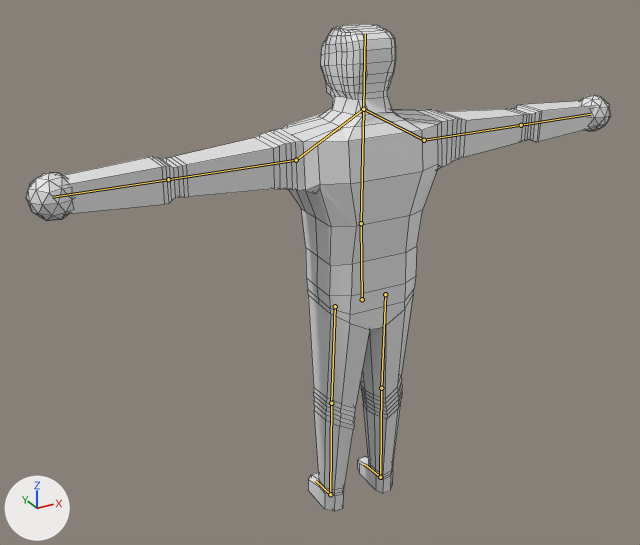
Two versions of the Blender file 99 storeys to go (actual game stuff)/Assets/_blend files/human model.blend, one commit apart.
Before and after are seen from a 50 mm lens placed at (-8.18, -13.71, 5.83), pointed at (-0.18, 0.85, -1.45). Arrows for +X, +Y and +Z are at lower left; the lights stay in place. The bones that bend it are drawn over the model as lines. Mesh edges are drawn as thin lines.
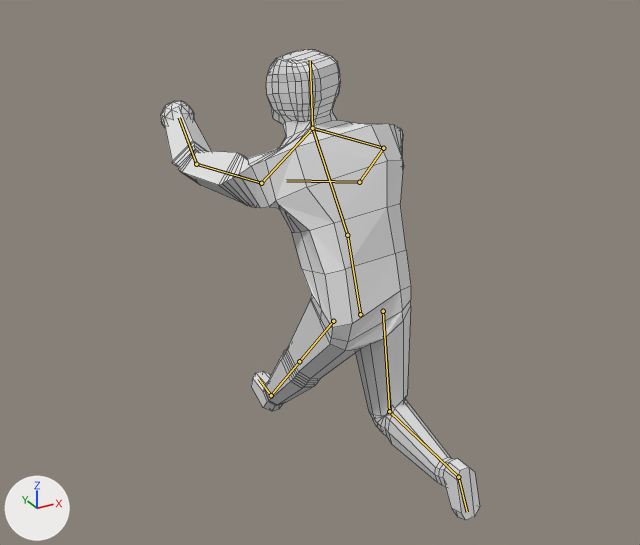
The newer file adds an action. The first version stands in its rest pose; the second is drawn at frame 5 of the action 'zombie running'.

Diff of the bpy script that builds the scene:
```diff
--- a/99 storeys to go (actual game stuff)/Assets/_blend files/human model.blend.py
+++ b/99 storeys to go (actual game stuff)/Assets/_blend files/human model.blend.py
@@ bone_bottomspine @@
 bone_bottomspine = bpy.data.objects['Armature'].pose.bones['bottomSpine']
-bone_bottomspine.location = (0.0, 0.0, 0.0)
-bone_bottomspine.rotation_quaternion = (1.0, 0.0, 0.0, 0.0)  # degrees (0, 0, 0)
+bone_bottomspine.location = (-0.09, -0.28, 0.07)
+bone_bottomspine.rotation_quaternion = (0.984, -0.176, 0.019, -0.029)  # degrees (-20, 2, -4)
@@ bone_middlespine @@
 bone_middlespine = bpy.data.objects['Armature'].pose.bones['middleSpine']  # child of 'bottomSpine'
-bone_middlespine.rotation_quaternion = (1.0, 0.0, 0.0, 0.0)  # degrees (0, 0, 0)
+bone_middlespine.rotation_quaternion = (0.995, -0.061, -0.039, 0.074)  # degrees (-7, -4, 9)
@@ bone_head @@
 bone_head = bpy.data.objects['Armature'].pose.bones['head']  # child of 'middleSpine'
-bone_head.rotation_quaternion = (1.0, 0.0, 0.0, 0.0)  # degrees (0, 0, 0)
+bone_head.rotation_quaternion = (0.949, 0.266, 0.165, 0.025)  # degrees (33, 17, 8)
@@ bone_ik_heel_r @@
 bone_ik_heel_r = bpy.data.objects['Armature'].pose.bones['Ik heel.R']
-bone_ik_heel_r.location = (0.0, 0.0, 0.0)
-bone_ik_heel_r.rotation_quaternion = (1.0, 0.0, 0.0, 0.0)  # degrees (0, 0, 0)
+bone_ik_heel_r.location = (-1.71, 2.62, -0.01)
+bone_ik_heel_r.rotation_quaternion = (0.572, -0.003, 0.0, 0.82)  # degrees (0, 0, 110)
@@ bone_ik_arm_pole_r @@
 bone_ik_arm_pole_r = bpy.data.objects['Armature'].pose.bones['Ik arm pole.R']
-bone_ik_arm_pole_r.location = (0.0, 0.0, 0.0)
-bone_ik_arm_pole_r.rotation_quaternion = (1.0, 0.0, 0.0, 0.0)  # degrees (0, 0, 0)
+bone_ik_arm_pole_r.location = (1.22, 0.41, -1.01)
+bone_ik_arm_pole_r.rotation_quaternion = (0.997, 0.02, 0.015, 0.078)  # degrees (2, 2, 9)
@@ bone_ik_arm_target_r @@
 bone_ik_arm_target_r = bpy.data.objects['Armature'].pose.bones['Ik arm target.R']
-bone_ik_arm_target_r.location = (0.0, 0.0, 0.0)
-bone_ik_arm_target_r.rotation_quaternion = (1.0, 0.0, 0.0, 0.0)  # degrees (0, 0, 0)
+bone_ik_arm_target_r.location = (1.95, -5.25, -4.47)
+bone_ik_arm_target_r.rotation_quaternion = (0.997, 0.021, -0.078, 0.015)  # degrees (2, -9, 2)
@@ bone_ik_leg_pole_r @@
 bone_ik_leg_pole_r = bpy.data.objects['Armature'].pose.bones['Ik leg pole.R']
-bone_ik_leg_pole_r.location = (0.0, 0.0, 0.0)
+bone_ik_leg_pole_r.location = (0.38, -0.03, -0.21)
@@ bone_ik_heel_l @@
 bone_ik_heel_l = bpy.data.objects['Armature'].pose.bones['Ik heel.L']
-bone_ik_heel_l.location = (0.0, 0.0, 0.0)
-bone_ik_heel_l.rotation_quaternion = (1.0, 0.0, 0.0, 0.0)  # degrees (0, 0, 0)
+bone_ik_heel_l.location = (0.89, -2.83, 0.0)
+bone_ik_heel_l.rotation_quaternion = (0.987, 0.001, 0.0, 0.16)  # degrees (0, 0, 18)
@@ bone_ik_arm_pole_l @@
 bone_ik_arm_pole_l = bpy.data.objects['Armature'].pose.bones['Ik arm pole.L']
-bone_ik_arm_pole_l.location = (0.0, 0.0, 0.0)
-bone_ik_arm_pole_l.rotation_quaternion = (1.0, 0.0, 0.0, 0.0)  # degrees (0, 0, 0)
+bone_ik_arm_pole_l.location = (-2.28, -4.55, 0.55)
+bone_ik_arm_pole_l.rotation_quaternion = (0.997, -0.021, 0.015, -0.078)  # degrees (-3, 2, -9)
@@ bone_ik_arm_target_l @@
 bone_ik_arm_target_l = bpy.data.objects['Armature'].pose.bones['Ik arm target.L']
-bone_ik_arm_target_l.location = (0.0, 0.0, 0.0)
-bone_ik_arm_target_l.rotation_quaternion = (1.0, 0.0, 0.0, 0.0)  # degrees (0, 0, 0)
+bone_ik_arm_target_l.location = (-0.34, -4.35, -5.15)
+bone_ik_arm_target_l.rotation_quaternion = (0.997, -0.021, 0.078, 0.015)  # degrees (-2, 9, 2)
@@ bone_ik_leg_pole_l @@
 bone_ik_leg_pole_l = bpy.data.objects['Armature'].pose.bones['Ik leg pole.L']
-bone_ik_leg_pole_l.location = (0.0, 0.0, 0.0)
-bone_ik_leg_pole_l.rotation_quaternion = (1.0, 0.0, 0.0, 0.0)  # degrees (0, 0, 0)
+bone_ik_leg_pole_l.location = (1.17, 2.47, -0.02)
+bone_ik_leg_pole_l.rotation_quaternion = (0.946, 0.06, -0.046, -0.316)  # degrees (8, -3, -37)
```

Pixel boxes (x1, y1, x2, y2) of what changed, in the pictures (640 x 545 px):
'Cylinder', posed (45% narrower): before (27, 24, 611, 511); after (161, 49, 480, 520)
bone 'bottomSpine', root to tip: before (362, 299) to (361, 223); after (360, 314) to (347, 235)
bone 'middleSpine', root to tip: before (361, 223) to (363, 109); after (347, 235) to (312, 128)
bone 'head', root to tip: before (363, 109) to (365, 33); after (312, 128) to (310, 60)
